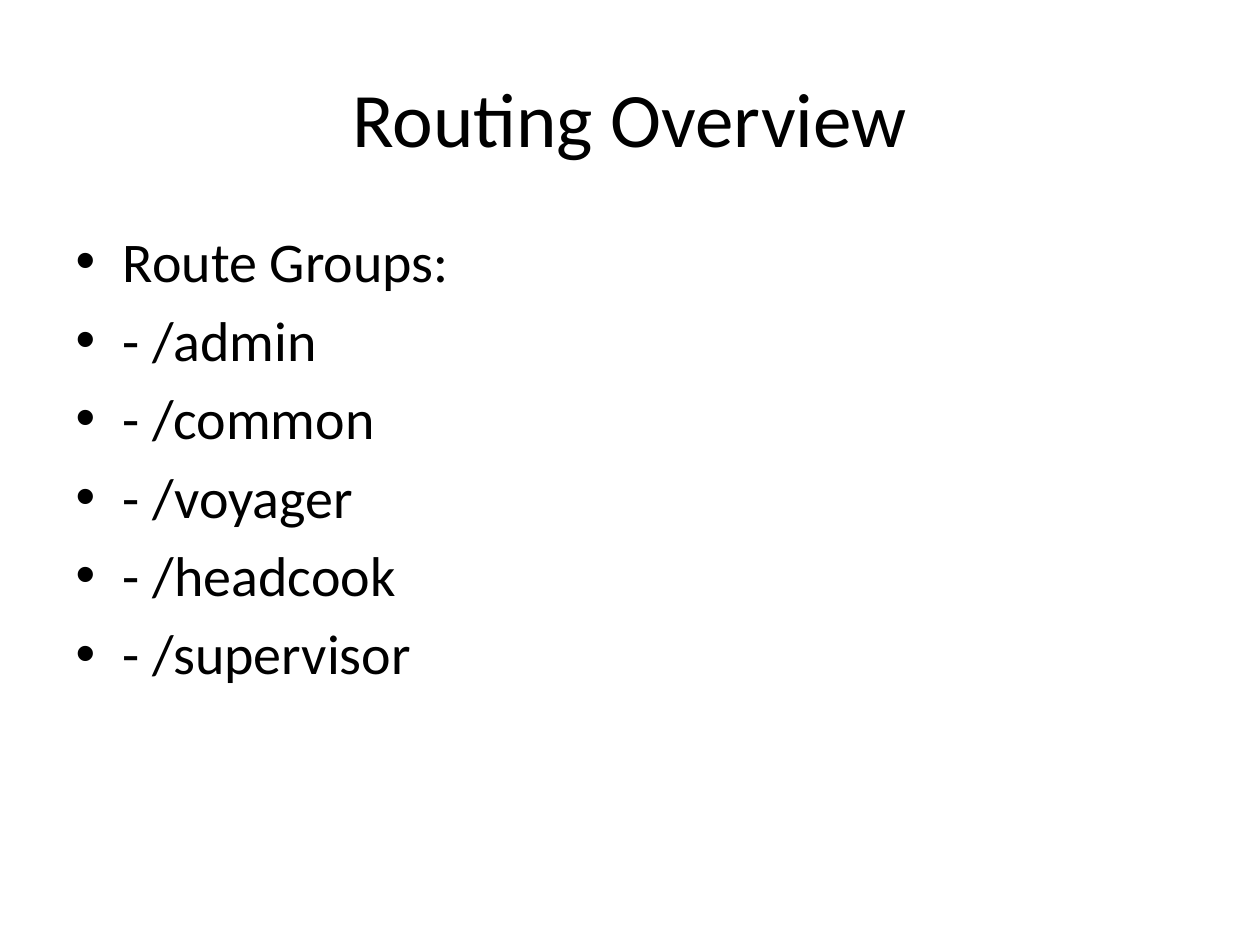
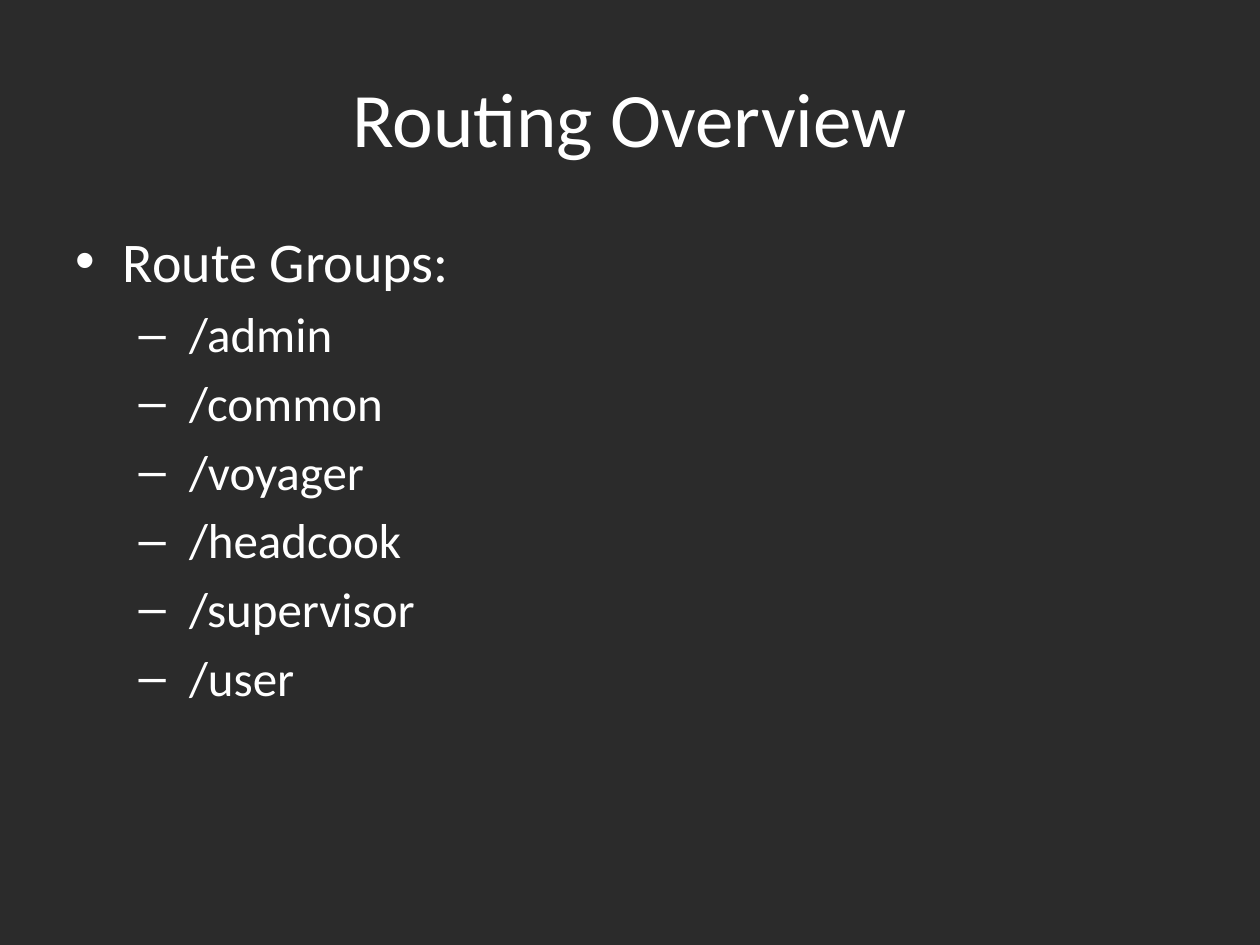
Before and after one commit to Debadrita-rgb/Cruise-Management, a slide deck: slide 32 of presentation/Aurelia_Cruise_Project_Presentation.pptx (slide 21 before the commit). Drawn at 1260x945 pixels with LibreOffice and Linux fonts; fonts in the diff are those of the drawing; background and template pictures are left out; a plain dark background stands for a picture behind light text. Boxes give left, top, right and bottom in pixels: in the first picture for what was removed or moved away, otherwise in the second. Text is boxed around its words. In the diff, an @@ line names an element or a change of style, - is before the commit and + after.

Commit message:
add slider from admin and user

```diff
--- a/presentation/Aurelia_Cruise_Project_Presentation.pptx
+++ b/presentation/Aurelia_Cruise_Project_Presentation.pptx
@@ background #FFFFFF to picture (left out) @@
@@ title "Routing Overview" at (352, 94, 907, 161): text colour #000000 to #FFFFFF @@
@@ text at (123, 245, 449, 291): text colour #000000 to #FFFFFF in "Route Groups:" @@
@@ text at (189, 318, 415, 698): text changed; size 32 to 28 pt; text colour #000000 to #FFFFFF @@
-• - /admin
-• - /common
-• - /voyager
-• - /headcook
-• - /supervisor
+  – /admin
+  – /common
+  – /voyager
+  – /headcook
+  – /supervisor
+  – /user
```
Also in this commit, not shown: 23 other slides changed, 11 slides added, 1 slide removed, 30 other files.
